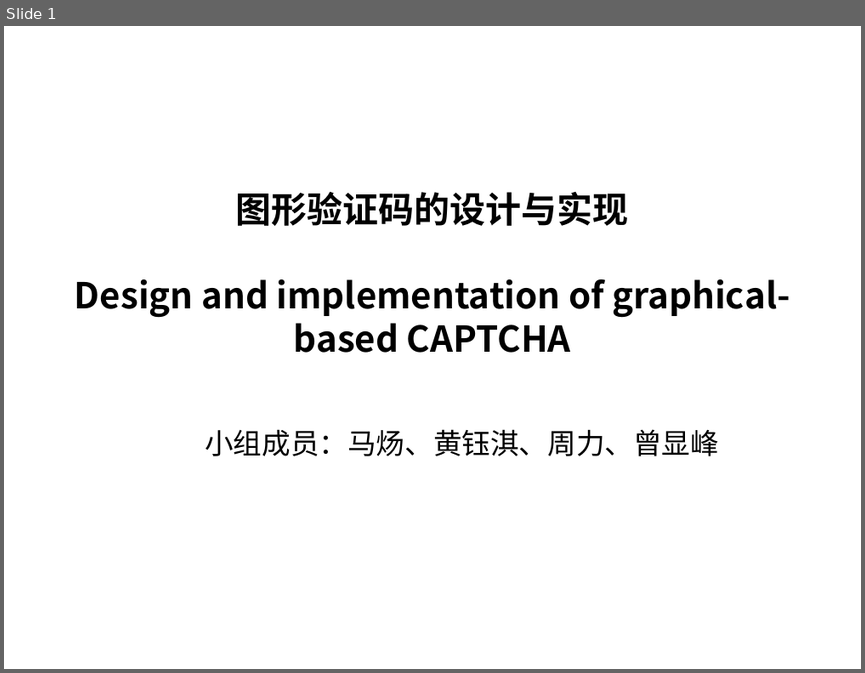
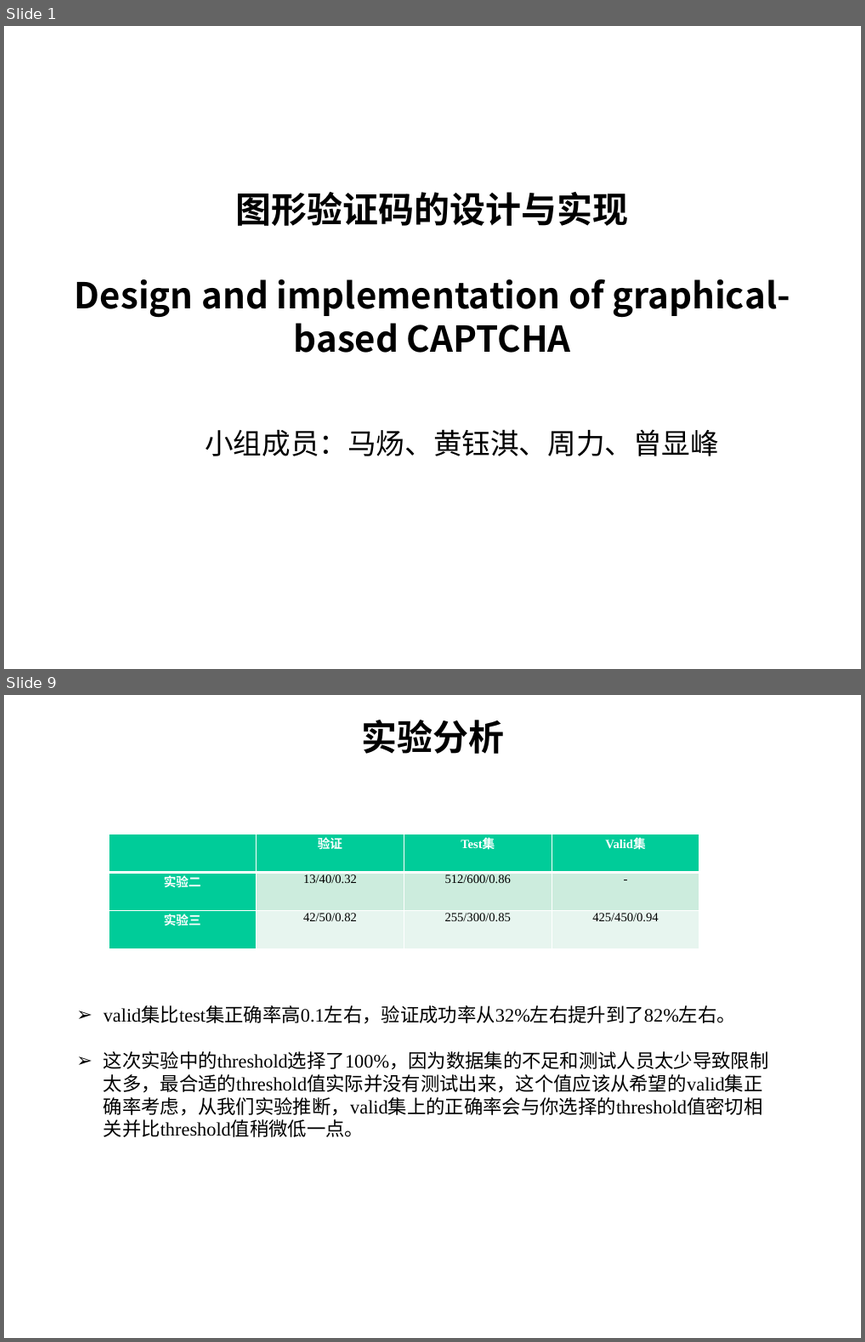
Before and after one commit to hyqPKU/secure, a slide deck: 图形验证码.pptx. Shown one above the other, each under a label of ours: slide 1 before the commit, slides 1 and 9 after it; the slides between them are not shown. The pictures are 865x673 and 865x1342 pixels, drawn with LibreOffice and Linux fonts; fonts in the diff are those of the drawing; background and template pictures are left out. Boxes give left, top, right and bottom in pixels: in the first picture for what was removed or moved away, otherwise in the second. Text is boxed around its words. In the diff, an @@ line names an element or a change of style, - is before the commit and + after.

```diff
--- a/图形验证码.pptx
+++ b/图形验证码.pptx
@@ slide 9 added at box(4, 695, 861, 1338), background picture (left out) @@
@@ text added at box(361, 720, 504, 754), 30 pt, text #000000, bold @@
+实验分析
@@ table added at box(109, 834, 698, 987), 3 rows, 4 columns @@
+ | 验证 | Test集 | Valid集
+实验二 | 13/40/0.32 | 512/600/0.86 | -
+实验三 | 42/50/0.82 | 255/300/0.85 | 425/450/0.94
@@ text added at box(103, 1007, 769, 1137), 16 pt, text #000000 @@
+➢ valid集比test集正确率高0.1左右，验证成功率从32%左右提升到了82%左右。
+➢ 这次实验中的threshold选择了100%，因为数据集的不足和测试人员太少导致限制太多，最合适的threshold值实际并没有测试出来，这个值应该从希望的valid集正确率考虑，从我们实验推断，valid集上的正确率会与你选择的threshold值密切相关并比threshold值稍微低一点。
```
Also in this commit, not shown: 3 slides changed, 5 other slides added, 4 slides removed.
